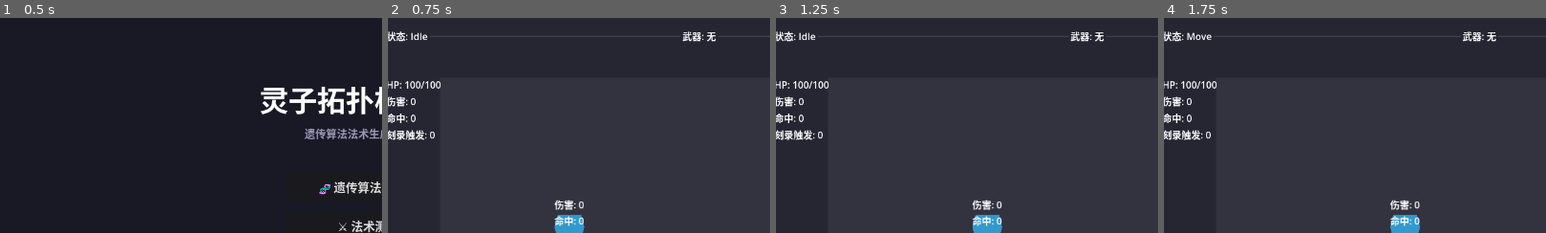
Above: before the commit, frames 1-4 (left to right).
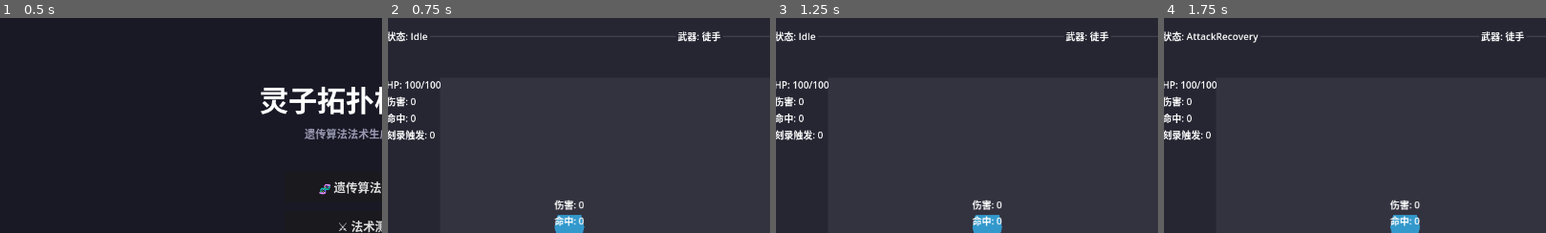
Above: after the commit, the same moments.

Repository: gdszyy/lingzi-topology-system
Game: Godot game, scene res://scenes/main_menu/main_menu.tscn
Two runs of this game, one before a commit and one after it. Both use one fixed random seed, a clock stepped at 60 frames per second and the inputs below.
Inputs (mouse positions are % of the whole screen's width and height, from its top left):
- Up to frame 1 (0.5 s): no input
- Up to frame 2 (0.75 s): click "🎮 角色战斗测试" at 0.5 s
- Up to frame 3 (1.25 s): no input
- Up to frame 4 (1.75 s): tap Enter at 1.25 s; move the mouse to (72, 45) at 1.27 s; hold Right (ui_right) from 1.28 s (still down); tap 1 at 1.35 s; click (72, 45) at 1.42 s; tap Space at 1.52 s
The pictures show only the part of the screen within x 1-51%, y 0-50%; the shares and areas given below are measured in that part.

Frame 1 is identical in both runs. In frame 2, 0.4% of the frame differs, in the area x 75-88%, y 6-12%; in frame 3, 0.4%; in frame 4, 0.9%, in the area x 5-95%, y 6-12%.
Error before the commit: Invalid assignment of property or key 'primary_attacks' with value of type 'Array' on a base object of type 'Resource (WeaponData)'. (res://resources/combat/we…
Error after the commit: Invalid assignment of property or key 'primary_attacks' with value of type 'Array' on a base object of type 'Resource (WeaponData)'. (res://scripts/combat/weap…

Commit message:
fix: 修复GDScript编译警告和错误
修复内容：

1. 未使用参数 (UNUSED_PARAMETER) - 添加下划线前缀：
   - action_executor.gd: _execute_summon_action, _execute_generic_action, _execute_shield_action
   - engraving_manager.gd: _on_weapon_changed
   - engraving_slot.gd: _execute_trigger_internal
   - spell_cast_state.gd: _update_windup_phase, _update_release_phase, _update_recovery_phase
   - dummy_enemy.gd: _move_circular, _move_figure_eight, _move_orbit
   - engraving_panel.gd: _process
   - combat_test_scene.gd: _on_proficiency_updated

2. 三元运算符类型不兼容 (INCOMPATIBLE_TERNARY)：
   - topology_rule_data.gd: 将 null 改为 {} 作为字典默认值
   - spell_core_data.gd: 将 null 改为 {} 作为字典默认值
   - engraving_slot.gd: 将 null 改为 {} 作为字典默认值

3. 未使用变量 (UNUSED_VARIABLE)：
   - projectile.gd: contact_rules_found, damage_actions_found 添加下划线前缀

4. 局部变量冲突 (CONFUSABLE_LOCAL_DECLARATION)：
   - player_controller.gd: 将冲突的 friction 变量重命名为 stop_friction

5. 无效属性赋值 (Invalid assignment)：
   - weapon_data.gd: 将 primary_attacks = [punch] 改为 primary_attacks.append(punch)

Diff:
--- a/resources/combat/weapon_data.gd
+++ b/resources/combat/weapon_data.gd
@@ -173,6 +173,6 @@
 	punch.active_time = 0.1
 	punch.recovery_time = 0.2
 	punch.can_combo = true
-	weapon.primary_attacks = [punch]
+	weapon.primary_attacks.append(punch)
 
 	return weapon
--- a/resources/engraving/engraving_slot.gd
+++ b/resources/engraving/engraving_slot.gd
@@ -153,7 +153,7 @@
 	var rules = _execute_trigger_internal(trigger_type, context)
 	return rules.size() > 0
 
-func _execute_trigger_internal(trigger_type: int, context: Dictionary) -> Array[TopologyRuleData]:
+func _execute_trigger_internal(trigger_type: int, _context: Dictionary) -> Array[TopologyRuleData]:
 	var triggered_rules: Array[TopologyRuleData] = []
 
 	for rule in engraved_spell.topology_rules:
@@ -255,7 +255,7 @@
 		"slot_capacity": slot_capacity,
 		"cooldown": cooldown,
 		"engraving_windup_multiplier": engraving_windup_multiplier,
-		"engraved_spell": engraved_spell.to_dict() if engraved_spell != null else null
+		"engraved_spell": engraved_spell.to_dict() if engraved_spell != null else {}
 	}
 
 static func from_dict(data: Dictionary) -> EngravingSlot:
--- a/resources/spell_data/spell_core_data.gd
+++ b/resources/spell_data/spell_core_data.gd
@@ -120,7 +120,7 @@
 		"min_windup_time": min_windup_time,
 		"max_windup_time": max_windup_time,
 		"engraving_windup_multiplier": engraving_windup_multiplier,
-		"carrier": carrier.to_dict() if carrier != null else null,
+		"carrier": carrier.to_dict() if carrier != null else {},
 		"topology_rules": rules_array
 	}
 
--- a/resources/spell_data/topology_rule_data.gd
+++ b/resources/spell_data/topology_rule_data.gd
@@ -31,7 +31,7 @@
 	return {
 		"rule_name": rule_name,
 		"enabled": enabled,
-		"trigger": trigger.to_dict() if trigger != null else null,
+		"trigger": trigger.to_dict() if trigger != null else {},
 		"actions": actions_array
 	}
 
--- a/scenes/battle_test/entities/dummy_enemy.gd
+++ b/scenes/battle_test/entities/dummy_enemy.gd
@@ -67,13 +67,13 @@
 	if abs(position.x - start_position.x) > patrol_distance:
 		patrol_direction *= -1
 
-func _move_circular(delta: float) -> void:
+func _move_circular(_delta: float) -> void:
 	var radius = 100.0
 	var angular_speed = move_speed / radius
 	position.x = start_position.x + cos(move_time * angular_speed) * radius
 	position.y = start_position.y + sin(move_time * angular_speed) * radius
 
-func _move_figure_eight(delta: float) -> void:
+func _move_figure_eight(_delta: float) -> void:
 	var scale_x = 120.0
 	var scale_y = 60.0
 	var t = move_time * move_speed * 0.01
@@ -97,7 +97,7 @@
 		var to_center = (start_position - position).normalized()
 		position += to_center * move_speed * delta * 2
 
-func _move_orbit(delta: float) -> void:
+func _move_orbit(_delta: float) -> void:
 	var angle = move_time * orbit_speed
 	position.x = orbit_center.x + cos(angle) * orbit_radius
 	position.y = orbit_center.y + sin(angle) * orbit_radius
--- a/scenes/battle_test/entities/projectile.gd
+++ b/scenes/battle_test/entities/projectile.gd
@@ -237,15 +237,15 @@
 
 func _calculate_damage() -> float:
 	var total = 0.0
-	var contact_rules_found = 0
-	var damage_actions_found = 0
+	var _contact_rules_found = 0
+	var _damage_actions_found = 0
 
 	for rule in spell_data.topology_rules:
 		if rule.trigger.trigger_type == TriggerData.TriggerType.ON_CONTACT:
-			contact_rules_found += 1
+			_contact_rules_found += 1
 			for action in rule.actions:
 				if action is DamageActionData:
-					damage_actions_found += 1
+					_damage_actions_found += 1
 					var dmg = action as DamageActionData
 					var action_damage = dmg.damage_value * dmg.damage_multiplier
 					total += action_damage
--- a/scenes/player/combat_test_scene.gd
+++ b/scenes/player/combat_test_scene.gd
@@ -433,7 +433,7 @@
 	trigger_name.trigger_type = trigger_type
 	print("[刻录效果] %s 触发了 %s (来源: %s)" % [trigger_name.get_type_name(), spell.spell_name, source])
 
-func _on_proficiency_updated(spell_id: String, proficiency: float) -> void:
+func _on_proficiency_updated(_spell_id: String, _proficiency: float) -> void:
 	_refresh_spell_list()
 
 func _on_engraving_windup_started(slot: EngravingSlot, windup_time: float) -> void:
--- a/scenes/player/ui/engraving_panel.gd
+++ b/scenes/player/ui/engraving_panel.gd
@@ -31,7 +31,7 @@
 	clear_all_button.pressed.connect(_on_clear_all_pressed)
 	spell_library_list.item_selected.connect(_on_spell_selected)
 
-func _process(delta: float) -> void:
+func _process(_delta: float) -> void:
 	_update_slot_progress_bars()
 
 func initialize(_player: PlayerController, _spell_library: Array[SpellCoreData]) -> void:
--- a/scripts/combat/action_executor.gd
+++ b/scripts/combat/action_executor.gd
@@ -109,7 +109,7 @@
 		var self_dir = direction.normalized()
 		player.apply_impulse(self_dir * force * 0.5)
 
-func _execute_shield_action(action: ShieldActionData, context: Dictionary) -> void:
+func _execute_shield_action(action: ShieldActionData, _context: Dictionary) -> void:
 	if player == null:
 		return
 
@@ -223,10 +223,10 @@
 	for target in targets:
 		pass
 
-func _execute_summon_action(action: SummonActionData, context: Dictionary) -> void:
+func _execute_summon_action(_action: SummonActionData, _context: Dictionary) -> void:
 	pass
 
-func _execute_generic_action(action: ActionData, context: Dictionary) -> void:
+func _execute_generic_action(action: ActionData, _context: Dictionary) -> void:
 	print("执行通用动作: %s" % action.get_type_name())
 
 func _get_nearby_enemies(position: Vector2, radius: float) -> Array[Node2D]:
--- a/scripts/combat/engraving_manager.gd
+++ b/scripts/combat/engraving_manager.gd
@@ -379,5 +379,5 @@
 	if player.current_spell != null:
 		proficiency_manager.record_spell_hit(player.current_spell.spell_id)
 
-func _on_weapon_changed(weapon: WeaponData) -> void:
+func _on_weapon_changed(_weapon: WeaponData) -> void:
 	_register_all_slots()
--- a/scripts/combat/player_controller.gd
+++ b/scripts/combat/player_controller.gd
@@ -144,8 +144,8 @@
 
 func _apply_movement(delta: float) -> void:
 	if not can_move:
-		var friction = movement_config.friction_ground if not is_flying else movement_config.friction_flight
-		velocity = velocity.move_toward(Vector2.ZERO, friction * delta)
+		var stop_friction = movement_config.friction_ground if not is_flying else movement_config.friction_flight
+		velocity = velocity.move_toward(Vector2.ZERO, stop_friction * delta)
 		return
 
 	var max_speed: float
--- a/scripts/combat/state_machine/states/spell_cast_state.gd
+++ b/scripts/combat/state_machine/states/spell_cast_state.gd
@@ -117,13 +117,13 @@
 		" (刻录)" if is_engraved_cast else ""
 	])
 
-func _update_windup_phase(delta: float) -> void:
+func _update_windup_phase(_delta: float) -> void:
 	if phase_timer >= windup_duration:
 		current_phase = CastPhase.RELEASE
 		phase_timer = 0.0
 		_play_release_animation()
 
-func _update_release_phase(delta: float) -> void:
+func _update_release_phase(_delta: float) -> void:
 	if not spell_fired:
 		_fire_spell()
 		spell_fired = true
@@ -133,7 +133,7 @@
 		phase_timer = 0.0
 		_play_recovery_animation()
 
-func _update_recovery_phase(delta: float) -> void:
+func _update_recovery_phase(_delta: float) -> void:
 	if phase_timer >= recovery_duration:
 		_on_cast_complete()
 
